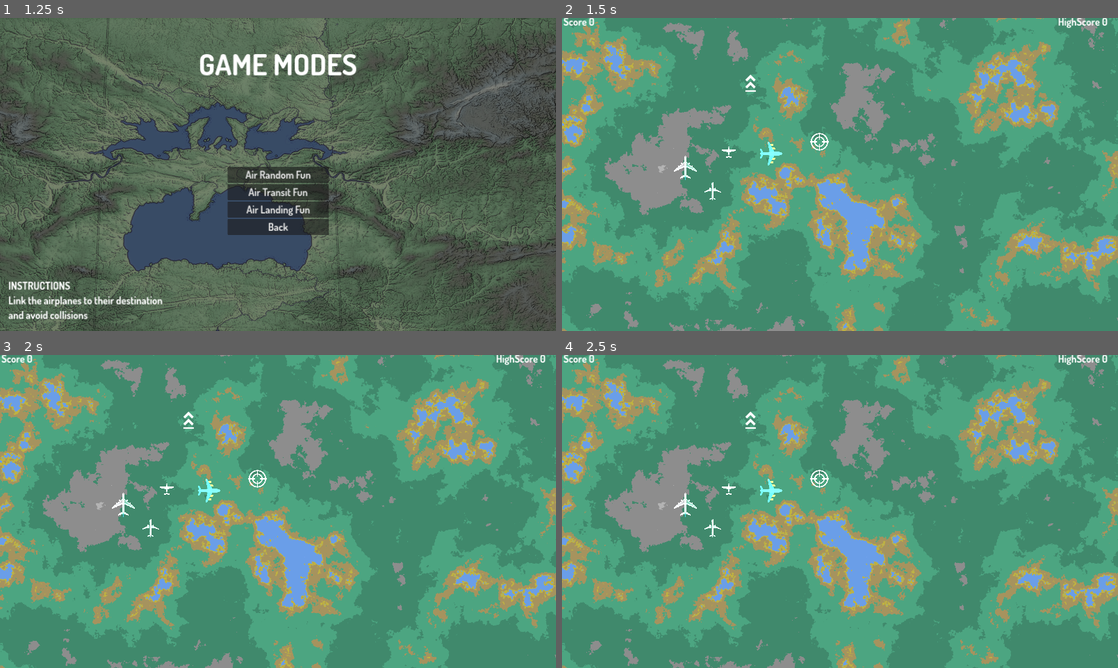
Above: before the commit, frames 1-4 (two rows, left to right).
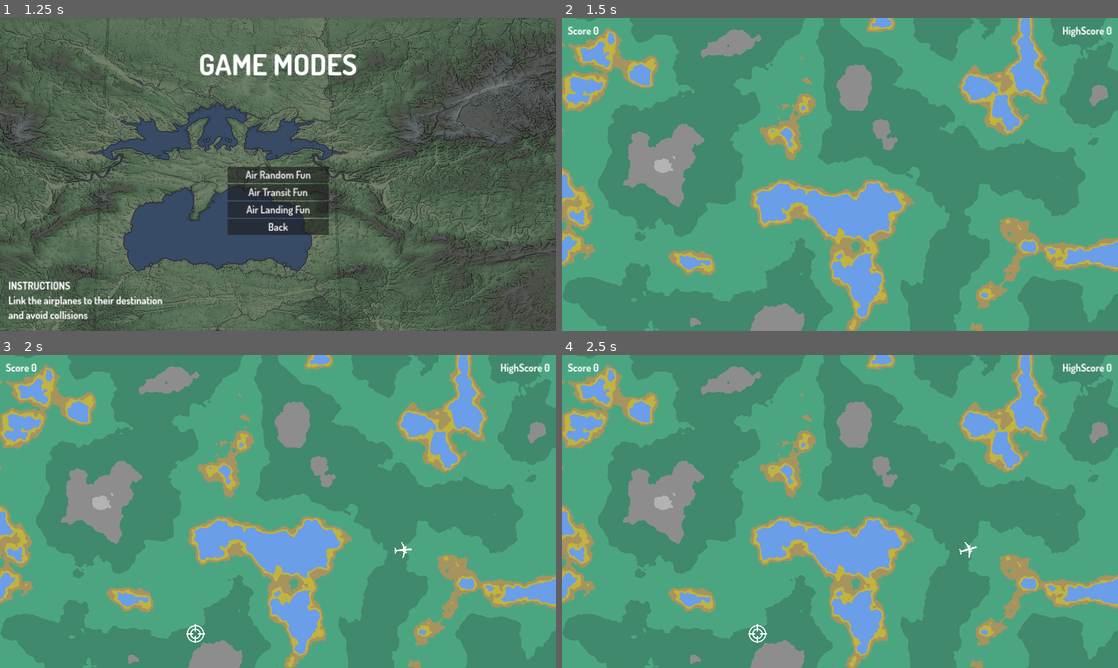
Above: after the commit, the same moments.

Repository: eespie/airfun
Game: Godot game, scene res://scenes/main_menu/main_menu.tscn
Two runs of this game, one before a commit and one after it. Both use one fixed random seed, a clock stepped at 60 frames per second and the inputs below.
Inputs (mouse positions are in pixels of both pictures, inside the frame that each line leads up to):
- Up to frame 1 (1.25 s): click "Start" at 0.5 s
- Up to frame 2 (1.5 s): click "Air Random Fun" at 1.25 s
- Up to frame 3 (2 s): no input
- Up to frame 4 (2.5 s): move the mouse to (962, 495) at 2.02 s; click (962, 495) at 2.17 s

Frame 1 is identical in both runs. In frame 2, 41% of the frame differs, in the area x 0-100%, y 0-100%; in frame 3, 41%; in frame 4, 41%.

Commit message:
add plane path

Diff:
--- a/scenes/games/common/game.gd
+++ b/scenes/games/common/game.gd
@@ -1,29 +1,42 @@
 extends Node2D
 
+@onready var timer = $Timer
 @export var game_name: String:
 	get:
 		return game_name
+@export var initial_wait_time :float = 0.5
 
-var mouse = Vector2()
+
+enum mouse_states {RELEASED, CLICKED}
+
+var mouse_state: mouse_states = mouse_states.RELEASED
 
 func _ready():
+	bind_events()
 	Events.trigger("new_game", game_name)
+	Events.trigger("timer_next", initial_wait_time)
+
+
+func bind_events() -> void:
+	Events.register("timer_next", self)
+
+func _exit_tree():
+	Events.unregister_node(self)
+
 
 func _process(_delta: float) -> void:
 	pass
 
 func _input(event: InputEvent) -> void:
-	if event.is_action_released("pause"):
-		call_deferred("_pause")
-	if event is InputEventMouse:
-		mouse = event.position
-	if event is InputEventMouseButton and event.is_pressed():
-		get_color()
+	if event is InputEventMouseMotion and mouse_state == mouse_states.CLICKED:
+		Events.trigger("mouse_drag", event.position)
+	if event is InputEventMouseButton:
+		if event.is_pressed():
+			mouse_state = mouse_states.CLICKED
+			Events.trigger("mouse_button_clicked", event.position)
+		else:
+			mouse_state = mouse_states.RELEASED
+			Events.trigger("mouse_button_released", event.position)
 
-func _pause() -> void:
-	$GUI/Paused.pause()
-	get_tree().paused = true
-
-
-func get_color():
-	var terrain = get_tree().get_first_node_in_group("terrain")
+func _on_timer_next(wait_time: float):
+	$Timer.start(wait_time)
--- /dev/null
+++ b/scenes/games/common/gui/gui.gd
@@ -0,0 +1,9 @@
+extends Control
+
+func _input(event: InputEvent) -> void:
+	if event.is_action_released("pause"):
+		call_deferred("_pause")
+
+func _pause() -> void:
+	$Paused.pause()
+	get_tree().paused = true
--- a/scenes/games/common/gui/gui.tscn
+++ b/scenes/games/common/gui/gui.tscn
@@ -1,7 +1,8 @@
-[gd_scene load_steps=5 format=3 uid="uid://cobaxpg7avvu2"]
+[gd_scene load_steps=6 format=3 uid="uid://cobaxpg7avvu2"]
 
 [ext_resource type="Theme" uid="uid://bkflfrecdmlo2" path="res://assets/themes/default_theme.tres" id="1_p7yp0"]
 [ext_resource type="Script" path="res://scenes/games/common/gui/score.gd" id="2_5p6r5"]
+[ext_resource type="Script" path="res://scenes/games/common/gui/gui.gd" id="2_531yg"]
 [ext_resource type="Script" path="res://scenes/games/common/gui/high_score.gd" id="3_b2dlj"]
 [ext_resource type="PackedScene" uid="uid://cko02oljhiby" path="res://scenes/paused/paused.tscn" id="4_ubofy"]
 
@@ -15,6 +16,7 @@
 size_flags_horizontal = 3
 size_flags_vertical = 3
 theme = ExtResource("1_p7yp0")
+script = ExtResource("2_531yg")
 
 [node name="Score" type="Label" parent="."]
 layout_mode = 1
--- /dev/null
+++ b/scenes/games/common/plane_path/plane_path.gd
@@ -0,0 +1,60 @@
+extends Node2D
+
+@onready var path2D = $Path2D
+@onready var curve2D = path2D.curve
+@onready var pathFollow2D :PathFollow2D = $Path2D/PathFollow2D
+@onready var curve: Curve2D = $Path2D.get_curve()
+
+@export var waiting_radius :float = 50.0
+var screen_center = Vector2(960, 540)
+var speed = 20
+var progress = 0.0
+
+# Called when the node enters the scene tree for the first time.
+func _ready():
+	bind_events()
+
+func _process(delta):
+	var curve_len = curve.get_baked_length()
+	progress += delta * speed
+	while progress > curve_len:
+		progress -= curve_len
+	pathFollow2D.set_progress(progress)
+
+func bind_events():
+	Events.register("mouse_drag", self)
+	Events.register("mouse_button_clicked", self)
+	Events.register("mouse_button_released", self)
+
+func set_target_pos(pos: Vector2):
+	$Target.set_position(pos)
+
+func set_plane_pos(pos:Vector2):
+	curve.clear_points()
+
+	# build a waiting circle
+	var angle = 2 * PI / 10
+	for i in range(11):
+		var point = pos + waiting_radius * Vector2(sin(i * angle), cos(i * angle))
+		curve.add_point(point)
+	smooth()
+	pathFollow2D.set_progress(0.0)
+	pathFollow2D.set_loop(true)
+
+func smooth():
+	var point_count = curve.get_point_count()
+	for i in point_count:
+		var spline = _get_spline(i)
+		curve.set_point_in(i, -spline)
+		curve.set_point_out(i, spline)
+
+func _get_spline(i):
+	var last_point = _get_point(i - 1)
+	var next_point = _get_point(i + 1)
+	var spline = last_point.direction_to(next_point) * 10
+	return spline
+
+func _get_point(i):
+	var point_count = curve.get_point_count()
+	i = wrapi(i, 0, point_count - 1)
+	return curve.get_point_position(i)
--- /dev/null
+++ b/scenes/games/common/plane_path/plane_path.tscn
@@ -0,0 +1,41 @@
+[gd_scene load_steps=7 format=3 uid="uid://drmf6emnmt2pd"]
+
+[ext_resource type="Script" path="res://scenes/games/common/plane_path/plane_path.gd" id="1_v7ur2"]
+[ext_resource type="Texture2D" uid="uid://dc3pcn1iyps6a" path="res://assets/2D/crosshair062.png" id="2_nia3m"]
+[ext_resource type="Texture2D" uid="uid://c13gvvxs1np3m" path="res://assets/2D/sprite-1.png" id="3_2yfm5"]
+
+[sub_resource type="CircleShape2D" id="CircleShape2D_ah8nq"]
+radius = 60.1332
+
+[sub_resource type="Curve2D" id="Curve2D_tmf41"]
+
+[sub_resource type="CircleShape2D" id="CircleShape2D_ihaop"]
+radius = 31.4006
+
+[node name="PlanePath" type="Node2D" groups=["plane_path"]]
+script = ExtResource("1_v7ur2")
+
+[node name="Target" type="StaticBody2D" parent="." groups=["target"]]
+
+[node name="CollisionShape2D" type="CollisionShape2D" parent="Target"]
+scale = Vector2(0.5, 0.5)
+shape = SubResource("CircleShape2D_ah8nq")
+
+[node name="TargetImage" type="Sprite2D" parent="Target/CollisionShape2D"]
+texture = ExtResource("2_nia3m")
+
+[node name="Path2D" type="Path2D" parent="."]
+curve = SubResource("Curve2D_tmf41")
+
+[node name="PathFollow2D" type="PathFollow2D" parent="Path2D"]
+loop = false
+
+[node name="Plane" type="StaticBody2D" parent="Path2D/PathFollow2D" groups=["plane"]]
+
+[node name="CollisionShape2D" type="CollisionShape2D" parent="Path2D/PathFollow2D/Plane"]
+shape = SubResource("CircleShape2D_ihaop")
+
+[node name="PlaneImage" type="Sprite2D" parent="Path2D/PathFollow2D/Plane/CollisionShape2D"]
+rotation = 1.5708
+scale = Vector2(0.15, 0.15)
+texture = ExtResource("3_2yfm5")
--- /dev/null
+++ b/scenes/games/random_fun/random_fun.gd
@@ -0,0 +1,51 @@
+extends Node2D
+
+
+@export var plane_path_scene: PackedScene
+@export var margin :int = 100
+
+var terrain :TextureRect
+
+# Called when the node enters the scene tree for the first time.
+func _ready():
+	terrain = get_tree().get_first_node_in_group("terrain")
+	bind_events()
+
+func bind_events():
+	Events.register("mouse_drag", self)
+	Events.register("mouse_button_clicked", self)
+	Events.register("mouse_button_released", self)
+
+func _exit_tree():
+	Events.unregister_node(self)
+
+func _on_mouse_drag(mouse: Vector2):
+	pass
+
+func _on_mouse_button_clicked(mouse: Vector2):
+	pass
+
+func _on_mouse_button_released(mouse: Vector2):
+	pass
+
+func get_color(mouse:Vector2):
+	var color :Color = terrain.get_texture().get_image().get_pixel(mouse.x, mouse.y)
+	return color
+
+func get_target_pos() -> Vector2:
+	while true:
+		var target_pos = Vector2(randi_range(margin, 1920 - margin), randi_range(margin, 1080 - margin));
+		var color = get_color(target_pos)
+		if color.g > color.r and color.g > color.b:
+			return target_pos
+	return Vector2(0, 0)
+
+func _on_timer_timeout():
+	var plane_path = plane_path_scene.instantiate()
+	$Planes.add_child(plane_path)
+
+	var target_pos = get_target_pos();
+	plane_path.set_target_pos(target_pos)
+
+	var plane_pos = Vector2(randi_range(margin, 1920 - margin), randi_range(margin, 1080 - margin));
+	plane_path.set_plane_pos(plane_pos)
--- a/scenes/games/random_fun/random_fun.tscn
+++ b/scenes/games/random_fun/random_fun.tscn
@@ -1,22 +1,18 @@
-[gd_scene load_steps=16 format=3 uid="uid://tos5wickywea"]
+[gd_scene load_steps=8 format=3 uid="uid://tos5wickywea"]
 
 [ext_resource type="Script" path="res://scenes/games/common/game.gd" id="1_4mh7j"]
+[ext_resource type="Script" path="res://scenes/games/random_fun/random_fun.gd" id="2_4kswr"]
 [ext_resource type="PackedScene" uid="uid://cobaxpg7avvu2" path="res://scenes/games/common/gui/gui.tscn" id="3_28r50"]
-[ext_resource type="Texture2D" uid="uid://c13gvvxs1np3m" path="res://assets/2D/sprite-1.png" id="3_ko3hj"]
-[ext_resource type="Texture2D" uid="uid://c0ovmhpqcqivn" path="res://assets/2D/sprite-2.png" id="4_mcris"]
-[ext_resource type="Texture2D" uid="uid://ijerrdvosriu" path="res://assets/2D/sprite-3.png" id="5_tiqrc"]
-[ext_resource type="Texture2D" uid="uid://dc3pcn1iyps6a" path="res://assets/2D/crosshair062.png" id="6_ad07f"]
-[ext_resource type="Texture2D" uid="uid://k2dpb0bky8g8" path="res://assets/2D/avion(6).png" id="7_oml4a"]
-[ext_resource type="Texture2D" uid="uid://vsi020h7vmyq" path="res://assets/2D/crosshair024.png" id="7_yytrx"]
+[ext_resource type="PackedScene" uid="uid://drmf6emnmt2pd" path="res://scenes/games/common/plane_path/plane_path.tscn" id="3_wii74"]
 
 [sub_resource type="Gradient" id="Gradient_qxaw8"]
 interpolation_mode = 1
-offsets = PackedFloat32Array(0, 0.0297297, 0.208108, 0.467568, 0.643243, 0.727027, 0.759162, 1)
-colors = PackedColorArray(0.703808, 0.703808, 0.703808, 1, 0.552956, 0.552956, 0.552955, 1, 0.2538, 0.54, 0.42552, 1, 0.301783, 0.647498, 0.507429, 1, 0.65311, 0.580372, 0.371376, 1, 0.754498, 0.704219, 0.254275, 1, 0.4186, 0.62335, 0.91, 1, 0.546737, 0.695827, 1, 1)
+offsets = PackedFloat32Array(0, 0.0395648, 0.176063, 0.432245, 0.684471, 0.727027, 0.759162, 1)
+colors = PackedColorArray(0.703808, 0.703808, 0.703808, 1, 0.552956, 0.552956, 0.552955, 1, 0.2538, 0.54, 0.42552, 1, 0.301783, 0.647498, 0.507429, 1, 0.654902, 0.580392, 0.372549, 1, 0.754498, 0.704219, 0.254275, 1, 0.4186, 0.62335, 0.91, 1, 0.546737, 0.695827, 1, 1)
 
 [sub_resource type="FastNoiseLite" id="FastNoiseLite_p4mc6"]
 frequency = 0.002
-fractal_lacunarity = 3.5
+fractal_lacunarity = 2.2
 fractal_weighted_strength = 0.33
 domain_warp_type = 1
 
@@ -27,22 +23,10 @@
 color_ramp = SubResource("Gradient_qxaw8")
 noise = SubResource("FastNoiseLite_p4mc6")
 
-[sub_resource type="CanvasItemMaterial" id="CanvasItemMaterial_0qnm1"]
-blend_mode = 1
-
-[sub_resource type="CanvasItemMaterial" id="CanvasItemMaterial_07ate"]
-blend_mode = 1
-
-[sub_resource type="CanvasItemMaterial" id="CanvasItemMaterial_vjcae"]
-blend_mode = 1
-
-[sub_resource type="CanvasItemMaterial" id="CanvasItemMaterial_noan2"]
-blend_mode = 1
-
-[node name="random_fun" type="Node2D"]
+[node name="Game" type="Node2D"]
 script = ExtResource("1_4mh7j")
 
-[node name="Control" type="Control" parent="."]
+[node name="Screen" type="Control" parent="."]
 custom_minimum_size = Vector2(1920, 1080)
 layout_mode = 3
 anchors_preset = 15
@@ -53,7 +37,7 @@
 grow_horizontal = 2
 grow_vertical = 2
 
-[node name="TextureRect" type="TextureRect" parent="Control" groups=["terrain"]]
+[node name="Background" type="TextureRect" parent="Screen" groups=["terrain"]]
 layout_mode = 1
 anchors_preset = 15
 anchor_right = 1.0
@@ -61,44 +45,21 @@
 grow_horizontal = 2
 grow_vertical = 2
 texture = SubResource("NoiseTexture2D_555lb")
-
-[node name="Sprite-1" type="Sprite2D" parent="."]
-material = SubResource("CanvasItemMaterial_0qnm1")
-position = Vector2(520, 597)
-scale = Vector2(0.15, 0.15)
-texture = ExtResource("3_ko3hj")
-
-[node name="Sprite-2" type="Sprite2D" parent="."]
-material = SubResource("CanvasItemMaterial_07ate")
-position = Vector2(426, 518)
-scale = Vector2(0.2, 0.2)
-texture = ExtResource("4_mcris")
-
-[node name="Sprite-3" type="Sprite2D" parent="."]
-material = SubResource("CanvasItemMaterial_vjcae")
-position = Vector2(576, 464)
-scale = Vector2(0.1, 0.1)
-texture = ExtResource("5_tiqrc")
-
-[node name="Crosshair062" type="Sprite2D" parent="."]
-position = Vector2(889, 427)
-scale = Vector2(0.5, 0.5)
-texture = ExtResource("6_ad07f")
-
-[node name="Crosshair024" type="Sprite2D" parent="."]
-position = Vector2(651, 225)
-scale = Vector2(1.5, 1.5)
-texture = ExtResource("7_yytrx")
-
-[node name="Avion(6)" type="Sprite2D" parent="."]
-material = SubResource("CanvasItemMaterial_noan2")
-position = Vector2(714, 468)
-rotation = 0.785398
-scale = Vector2(0.15, 0.15)
-texture = ExtResource("7_oml4a")
+metadata/_edit_lock_ = true
 
 [node name="GUI" parent="." instance=ExtResource("3_28r50")]
-offset_left = -15.0
-offset_top = -31.0
-offset_right = 1905.0
-offset_bottom = 1049.0
+offset_right = 1920.0
+offset_bottom = 1080.0
+metadata/_edit_lock_ = true
+
+[node name="Timer" type="Timer" parent="."]
+wait_time = 2.0
+one_shot = true
+
+[node name="RandomFun" type="Node2D" parent="."]
+script = ExtResource("2_4kswr")
+plane_path_scene = ExtResource("3_wii74")
+
+[node name="Planes" type="Node2D" parent="RandomFun"]
+
+[connection signal="timeout" from="Timer" to="RandomFun" method="_on_timer_timeout"]
Binary file changed: assets/2D/sprite-1.png
Binary file changed: assets/2D/sprite-2.png
